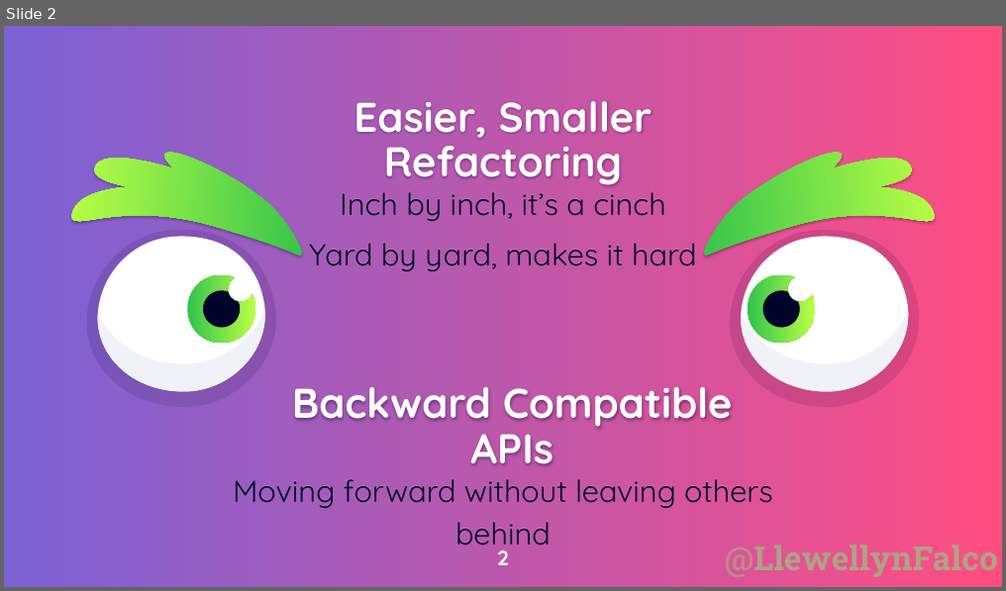
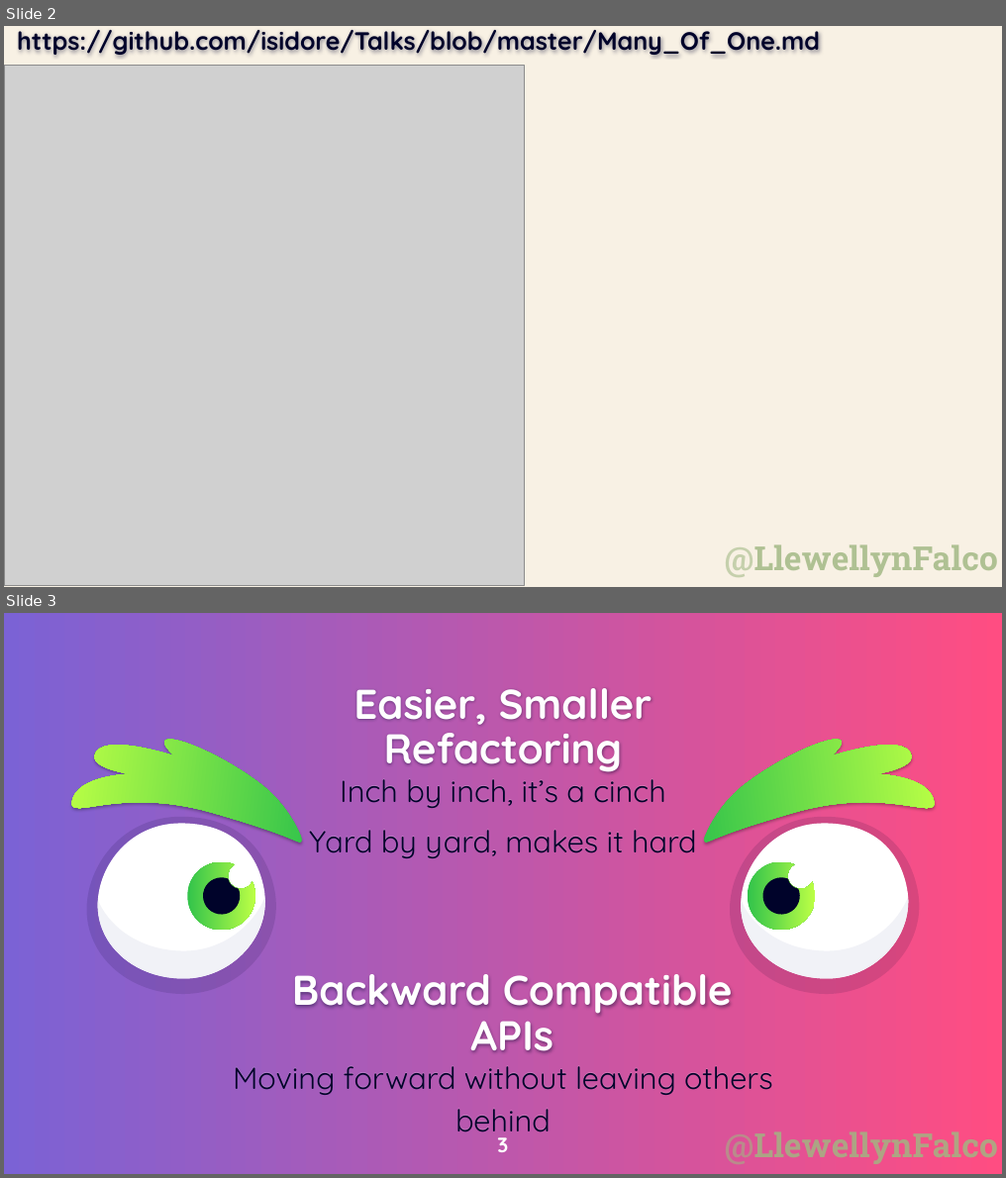
Before and after one commit to LearnWithLlew/ManyOfOne.slides, a slide deck: Patterns-ManyOfOne.pptx. Shown one above the other, each under a label of ours: slide 2 before the commit, slides 2 and 3 after it. The pictures are 1006x591 and 1006x1178 pixels, drawn with LibreOffice and Linux fonts; fonts in the diff are those of the drawing; grey boxes stand for pictures; background and template pictures are left out. Boxes give left, top, right and bottom in pixels: in the first picture for what was removed or moved away, otherwise in the second. Text is boxed around its words. In the diff, an @@ line names an element or a change of style, - is before the commit and + after.

```diff
--- a/Patterns-ManyOfOne.pptx
+++ b/Patterns-ManyOfOne.pptx
@@ slide 2 added at <box>4,26,1002,587</box>, background picture (left out); not listed: 1 template element that a slide beside it also shows @@
@@ title added at <box>17,30,820,56</box>, 18 pt, text #00032A, bold @@
+https://github.com/isidore/Talks/blob/master/Many_Of_One.md
@@ picture added at <box>4,65,524,584</box> @@
@@ what was slide 2 is now slide 3 @@
@@ page number at <box>497,1131,508,1153</box>: text changed @@
-2
+3
```
Also in this commit, not shown: 5 slides changed, 1 other slide added.
